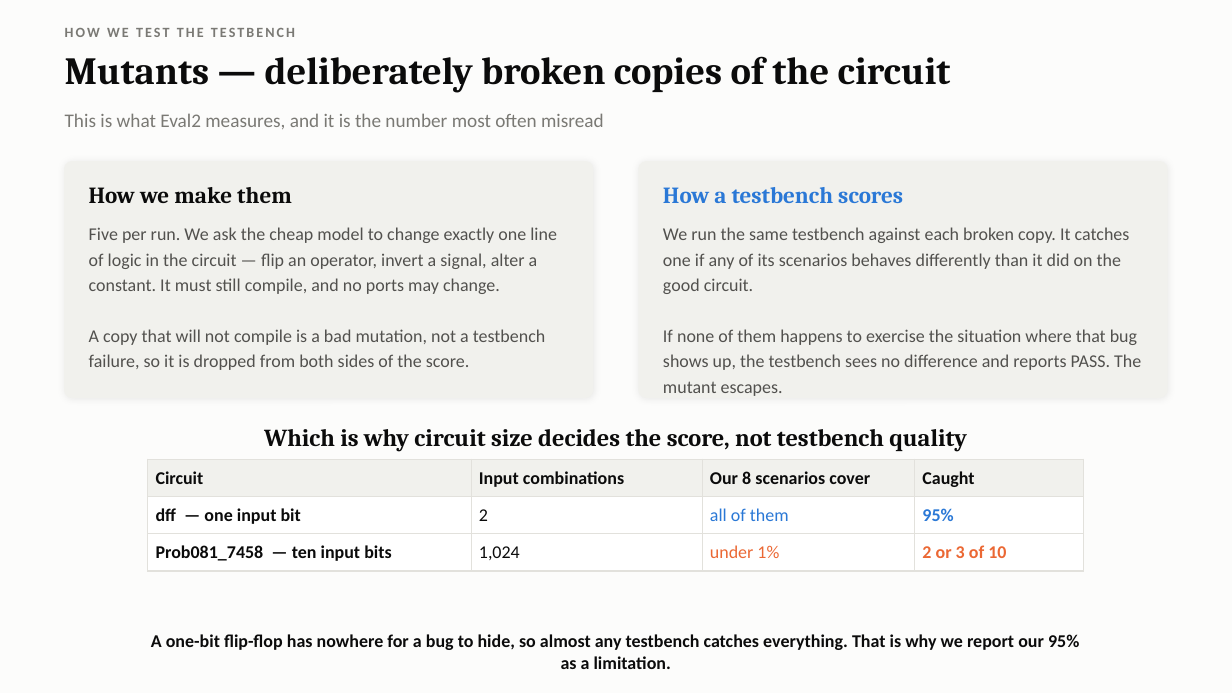
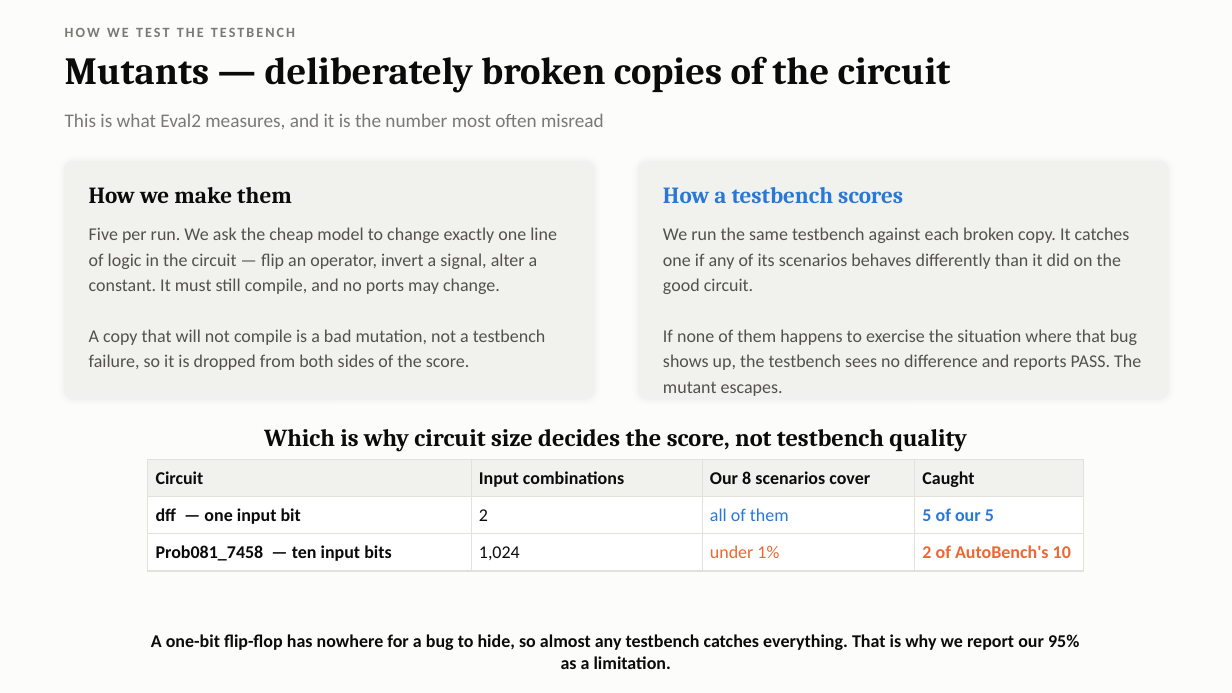
Before and after one commit to Sawaiz-zip/agentic-verilog-testbench, a slide deck: slide 20 of docs/presentation.pptx. Drawn at 1232x693 pixels with LibreOffice and Linux fonts; fonts in the diff are those of the drawing. Boxes give left, top, right and bottom in pixels: in the first picture for what was removed or moved away, otherwise in the second. Text is boxed around its words. In the diff, an @@ line names an element or a change of style, - is before the commit and + after.

```diff
--- a/docs/presentation.pptx
+++ b/docs/presentation.pptx
@@ table at (148, 459, 1084, 565) @@
-row 2, column 4: 95%
+row 2, column 4: 5 of our 5
-row 3, column 4: 2 or 3 of 10
+row 3, column 4: 2 of AutoBench's 10
```
Also in this commit, not shown: 2 other slides changed, 1 other file.
